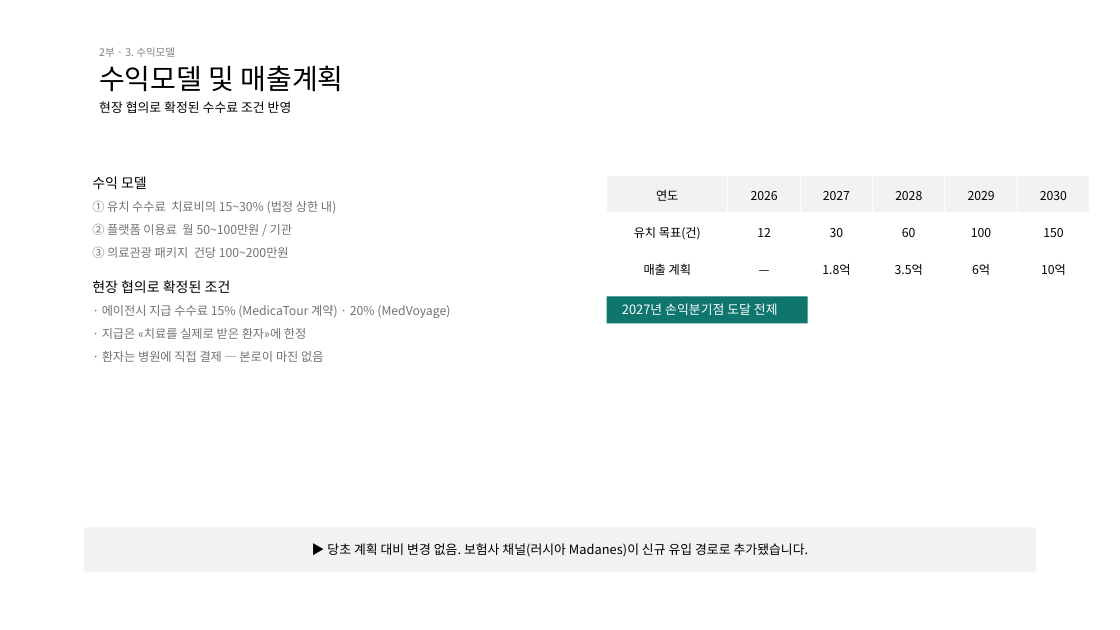
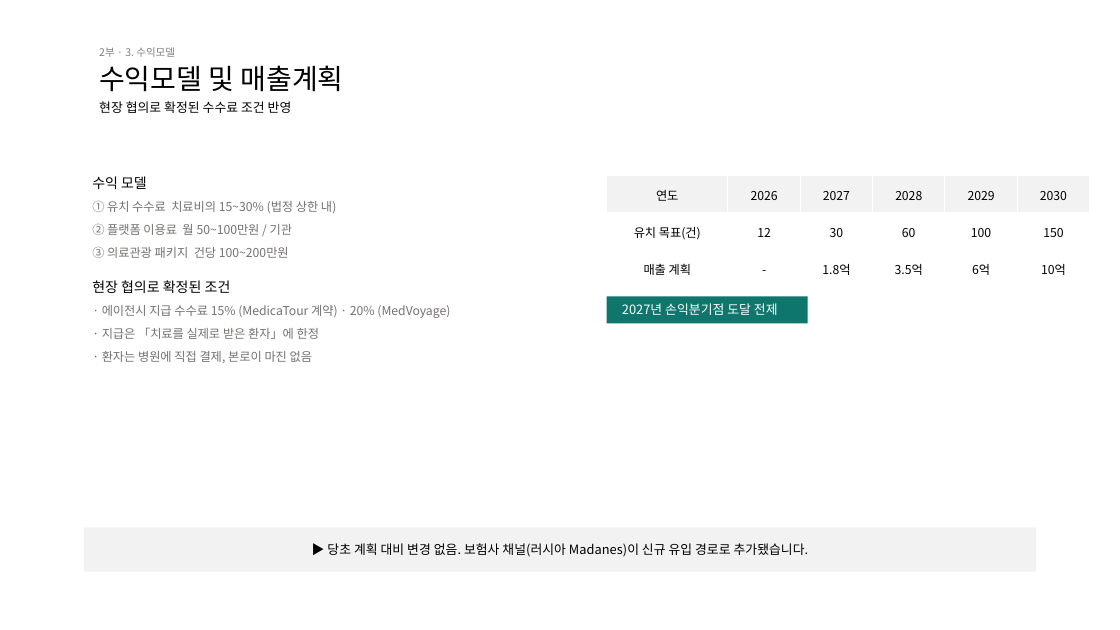
Before and after one commit to bonroi2296-tech/HEALO_KHIDI, a slide deck: slide 18 of docs/presentations/KHIDI_중간보고_20260827.pptx. Drawn at 1120x630 pixels with LibreOffice and Linux fonts; fonts in the diff are those of the drawing. Boxes give left, top, right and bottom in pixels: in the first picture for what was removed or moved away, otherwise in the second. Text is boxed around its words. In the diff, an @@ line names an element or a change of style, - is before the commit and + after.

```diff
--- a/docs/presentations/KHIDI_중간보고_20260827.pptx
+++ b/docs/presentations/KHIDI_중간보고_20260827.pptx
@@ table at bbox=[607, 175, 1089, 287] @@
-row 3, column 2: —
+row 3, column 2: -
@@ text at bbox=[102, 327, 319, 363]: text changed @@
-· 지급은 «치료를 실제로 받은 환자»에 한정
-· 환자는 병원에 직접 결제 — 본로이 마진 없음
+· 지급은 「치료를 실제로 받은 환자」에 한정
+· 환자는 병원에 직접 결제, 본로이 마진 없음
```
Also in this commit, not shown: 12 other slides changed, 1 other file.
